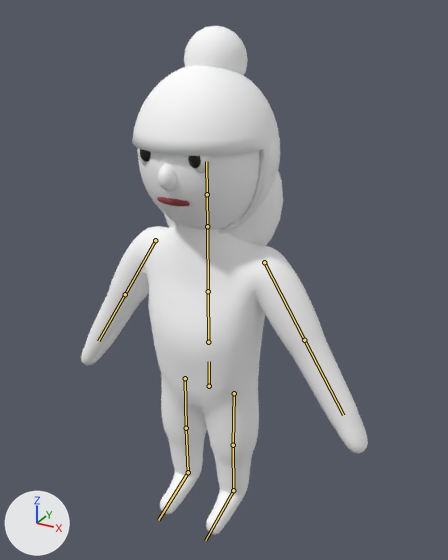
The glTF model assets/models/peon_toddler.glb, before and after one commit.
Camera for both pictures: a 50 mm lens placed at (0.514, -0.876, 0.939), pointed at (0.017, 0.028, 0.488). Arrows for +X, +Y and +Z are at lower left; the lights stay in place. The older version comes first. The bones that change, and the others that lie on the model, are drawn over the model as lines.

Objects in the first picture: 'body', 'hair1', 'hair2'.
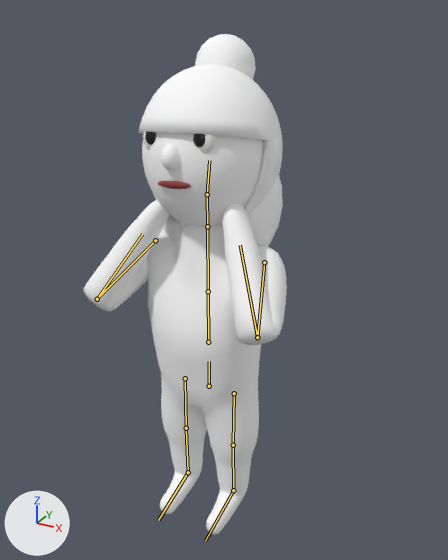
The newer file adds an action. The first version stands in its rest pose; the second is drawn at frame 0 of the action 'shower'.

The change, as a diff of the scene's bpy script:
```diff
--- a/assets/models/peon_toddler.glb.py
+++ b/assets/models/peon_toddler.glb.py
@@ bone_head @@
 bone_head = bpy.data.objects['rig'].pose.bones['head']  # child of 'neck'
-bone_head.rotation_quaternion = (1.0, 0.0, 0.0, 0.0)  # degrees (0, 0, 0)
+bone_head.rotation_quaternion = (0.992, -0.122, -0.003, 0.026)  # degrees (-14, 0, 3)
@@ bone_upper_arm_l @@
 bone_upper_arm_l = bpy.data.objects['rig'].pose.bones['upper_arm.L']  # child of 'chest'
-bone_upper_arm_l.rotation_quaternion = (1.0, 0.0, 0.0, 0.0)  # degrees (0, 0, 0)
+bone_upper_arm_l.rotation_quaternion = (-0.885, 0.403, 0.072, 0.222)  # degrees (-46, -18, -21)
@@ bone_forearm_l @@
 bone_forearm_l = bpy.data.objects['rig'].pose.bones['forearm.L']  # child of 'upper_arm.L'
-bone_forearm_l.rotation_quaternion = (1.0, 0.0, 0.0, 0.0)  # degrees (0, 0, 0)
+bone_forearm_l.rotation_quaternion = (0.259, -0.819, 0.0, -0.512)  # degrees (-129, -57, -29)
@@ bone_upper_arm_r @@
 bone_upper_arm_r = bpy.data.objects['rig'].pose.bones['upper_arm.R']  # child of 'chest'
-bone_upper_arm_r.rotation_quaternion = (1.0, 0.0, 0.0, 0.0)  # degrees (0, 0, 0)
+bone_upper_arm_r.rotation_quaternion = (-0.916, 0.342, -0.018, -0.21)  # degrees (-39, 10, 22)
@@ bone_forearm_r @@
 bone_forearm_r = bpy.data.objects['rig'].pose.bones['forearm.R']  # child of 'upper_arm.R'
-bone_forearm_r.rotation_quaternion = (1.0, 0.0, 0.0, 0.0)  # degrees (0, 0, 0)
+bone_forearm_r.rotation_quaternion = (0.259, -0.819, 0.0, 0.512)  # degrees (-129, 57, 29)
```

Where the change shows, as pixel boxes (x1, y1, x2, y2) in the pictures (448 x 560 px):
'body', posed (29% narrower): before (81, 142, 368, 534); after (83, 131, 287, 534)
'hair2', posed: before (132, 65, 283, 246); after (138, 64, 283, 253)
'hair1', posed: before (184, 26, 263, 173); after (195, 34, 256, 80)
bone 'head', root to tip: before (207, 194) to (206, 161); after (207, 194) to (209, 160)
bone 'upper_arm.L', root to tip: before (264, 262) to (304, 340); after (264, 262) to (257, 337)
bone 'forearm.L', root to tip: before (304, 340) to (343, 415); after (257, 337) to (240, 245)
bone 'upper_arm.R', root to tip: before (155, 240) to (125, 294); after (155, 240) to (97, 299)
bone 'forearm.R', root to tip: before (125, 294) to (98, 341); after (97, 299) to (142, 234)
